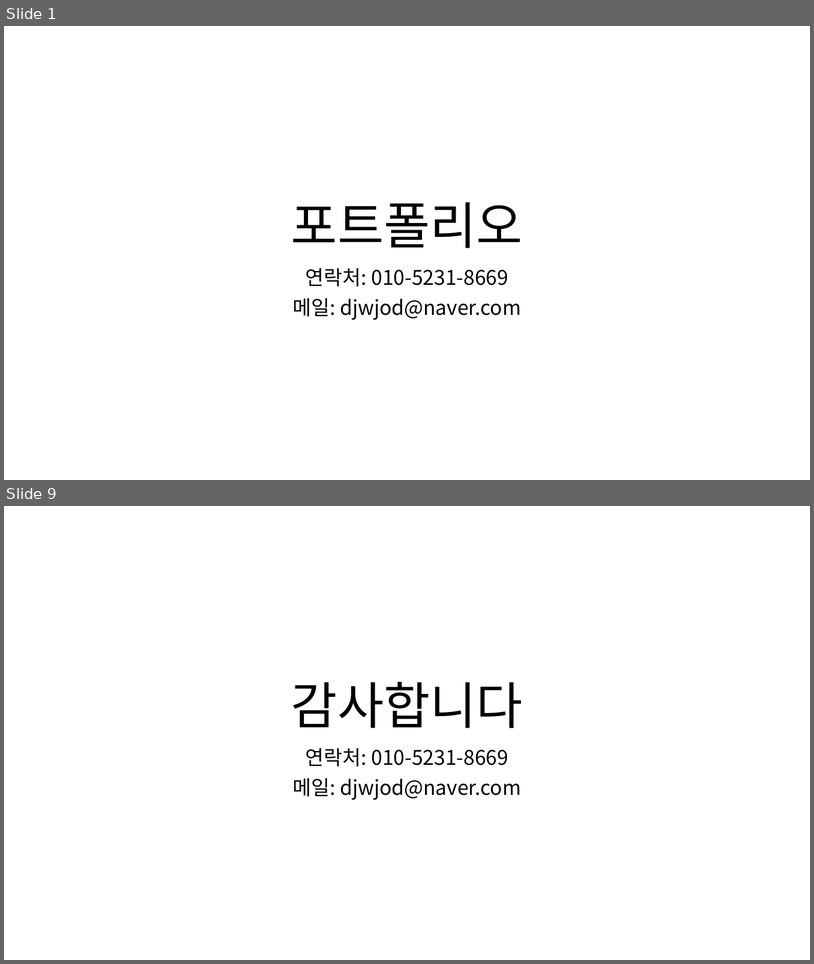
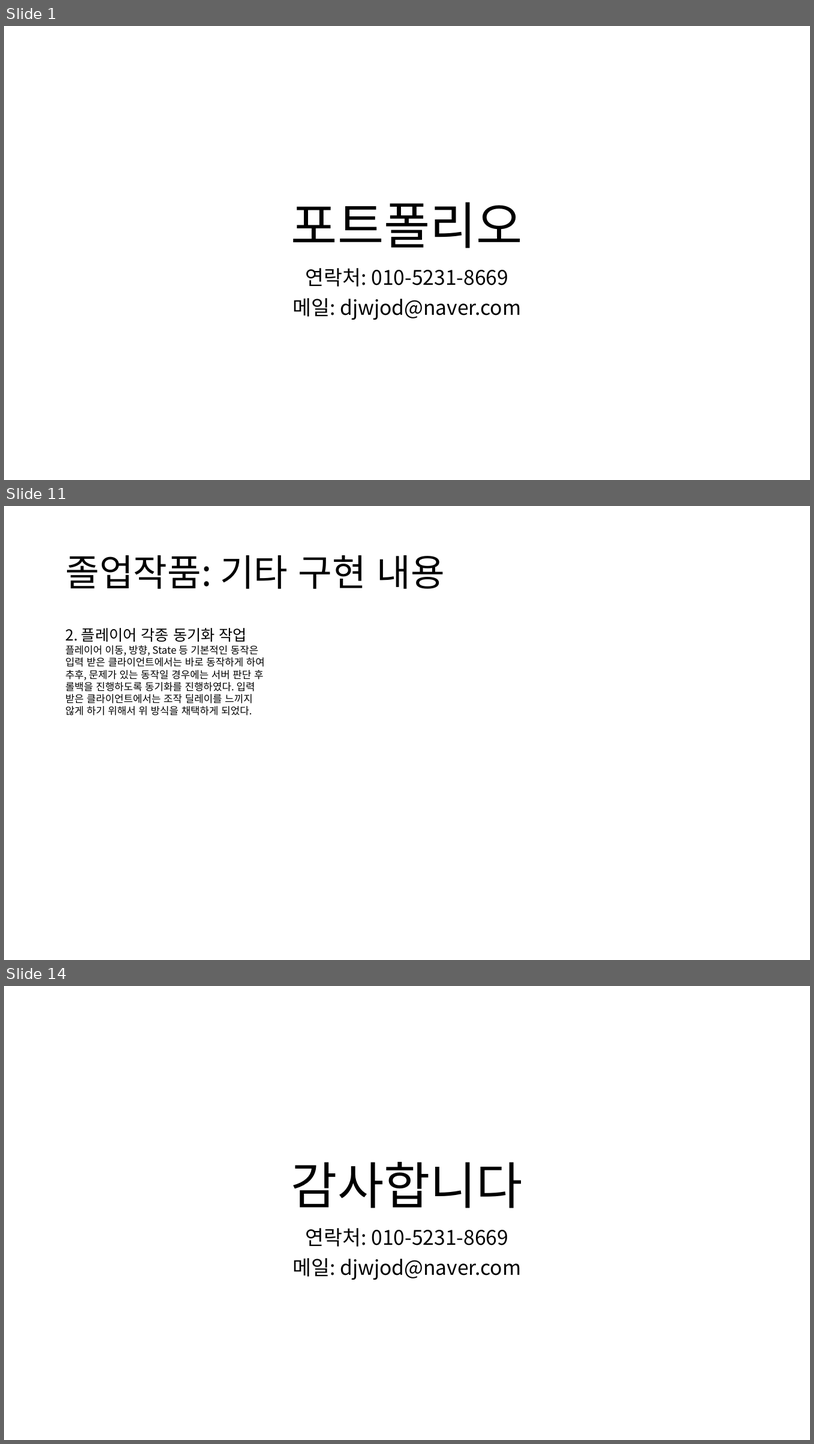
Before and after one commit to kimi5231/B1A2_project, a slide deck: 포트폴리오/임수영/포트폴리오.pptx. Shown one above the other, each under a label of ours: slides 1 and 9 before the commit, slides 1, 11 and 14 after it; the slides between them are not shown. The pictures are 814x964 and 814x1444 pixels, drawn with LibreOffice and Linux fonts; fonts in the diff are those of the drawing. Boxes give left, top, right and bottom in pixels: in the first picture for what was removed or moved away, otherwise in the second. Text is boxed around its words. In the diff, an @@ line names an element or a change of style, - is before the commit and + after.

```diff
--- a/포트폴리오/임수영/포트폴리오.pptx
+++ b/포트폴리오/임수영/포트폴리오.pptx
@@ slide 11 added at bbox=[4, 506, 810, 960], background #FFFFFF @@
@@ title added at bbox=[65, 555, 444, 589], 44 pt, text #000000 @@
+졸업작품: 기타 구현 내용
@@ text added at bbox=[65, 628, 265, 715], 12 pt, text #000000 @@
+2. 플레이어 각종 동기화 작업
+플레이어 이동, 방향, State 등 기본적인 동작은 입력 받은 클라이언트에서는 바로 동작하게 하여 추후, 문제가 있는 동작일 경우에는 서버 판단 후 롤백을 진행하도록 동기화를 진행하였다. 입력 받은 클라이언트에서는 조작 딜레이를 느끼지 않게 하기 위해서 위 방식을 채택하게 되었다.
@@ what was slide 9 is now slide 14 @@
```
Also in this commit, not shown: 7 slides changed, 4 other slides added.
